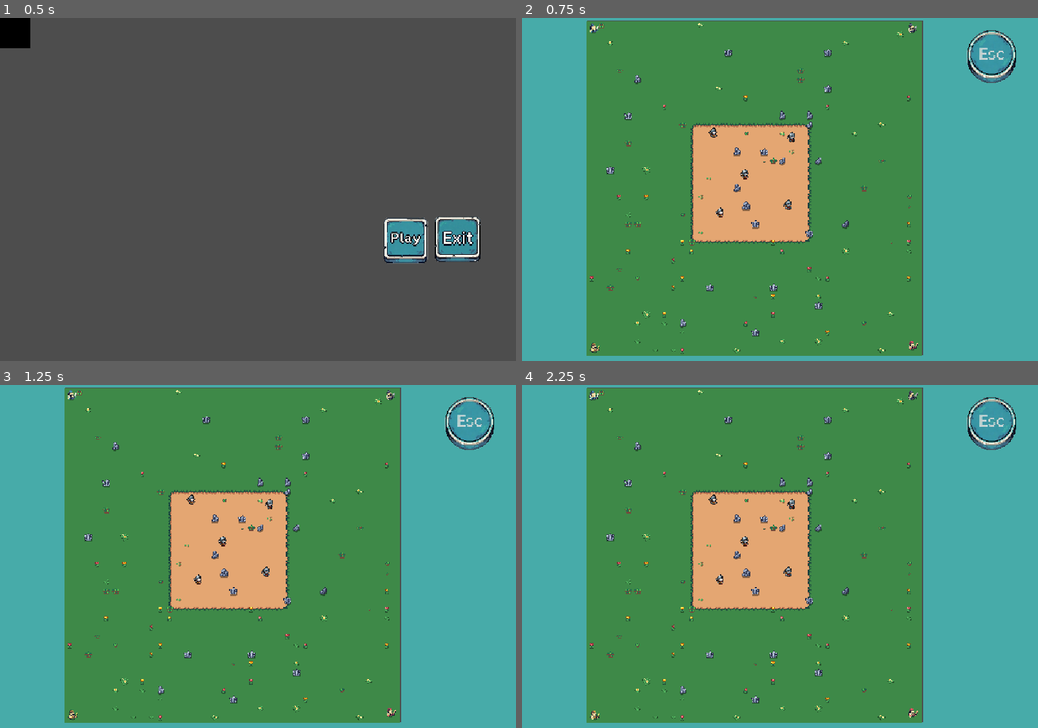
Above: before the commit, frames 1-4 (two rows, left to right).
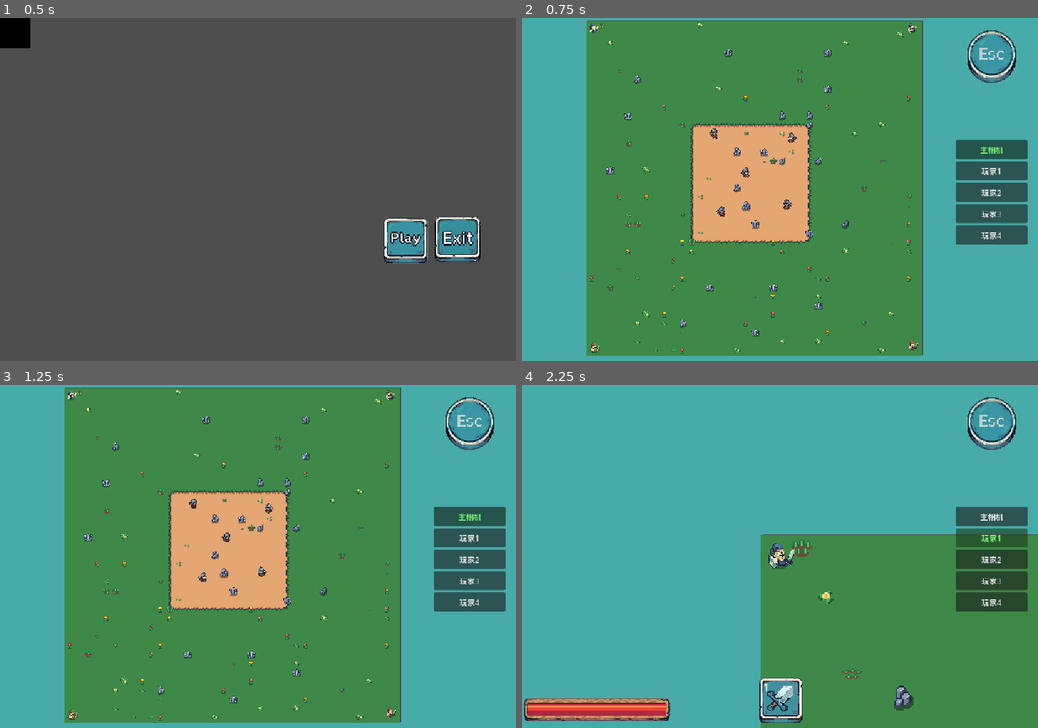
Above: after the commit, the same moments.

Repository: Jong-L/multi_agent_gameplay
Game: Godot game, scene res://assets/scenes/home_scene.tscn
Same seed, same stepped clock (60 frames per second), same inputs: the game is played once before the commit and once after it. Video files are missing from this copy of the repository; at most half a second of black plays in their place.
Inputs (mouse positions are in pixels of both pictures, inside the frame that each line leads up to):
- Up to frame 1 (0.5 s): no input
- Up to frame 2 (0.75 s): click (929, 240) at 0.5 s
- Up to frame 3 (1.25 s): no input
- Up to frame 4 (2.25 s): click (991, 515) at 1.25 s, where only the run after the commit has a clickable "主相机"; click (991, 539) at 2 s, where only the run after the commit has a clickable "玩家1"

Frame 1 is identical in both runs. In frame 2, 4.1% of the frame differs, in the area x 36-98%, y 31-67%; in frame 3, 4.2%; in frame 4, 65%, in the area x 0-100%, y 0-100%.
Error before the commit: Parse Error: Could not parse global class "Enemy" from "res://scripts/entity/enemy.gd". (res://scripts/autoload/event_bus.gd:32)

Commit message:
修复enemy.gd中类型返回bug

Diff:
--- a/godot-game/assets/scenes/PlayScene.tscn
+++ b/godot-game/assets/scenes/PlayScene.tscn
@@ -211,13 +211,13 @@
 z_index = 6
 position = Vector2(-416, -411)
 collision_mask = 5
-walk_speed = 65
+walk_speed = 65.0
 
 [node name="Player_Black" parent="." unique_id=844634870 instance=ExtResource("1_s7ljx")]
 z_index = 6
 position = Vector2(428, -411.00003)
 collision_mask = 5
-walk_speed = 65
+walk_speed = 65.0
 skin_color = "Black"
 player_id = 1
 
@@ -225,7 +225,7 @@
 z_index = 6
 position = Vector2(429, 431.99997)
 collision_mask = 5
-walk_speed = 65
+walk_speed = 65.0
 skin_color = "Red"
 player_id = 2
 
@@ -233,7 +233,7 @@
 z_index = 6
 position = Vector2(-413, 438)
 collision_mask = 5
-walk_speed = 65
+walk_speed = 65.0
 skin_color = "Yellow"
 player_id = 3
 
--- a/godot-game/scripts/entity/enemy.gd
+++ b/godot-game/scripts/entity/enemy.gd
@@ -146,7 +146,7 @@
 # ==================== 目标感知 ====================
 
 ## 获取所有存活玩家
-func _get_alive_players() -> Array[Player] -> void:
+func _get_alive_players() -> Array[Player]:
 	var result: Array[Player] = []
 	for node in get_tree().get_nodes_in_group("player"):
 		if node is Player and not node.is_dead:
